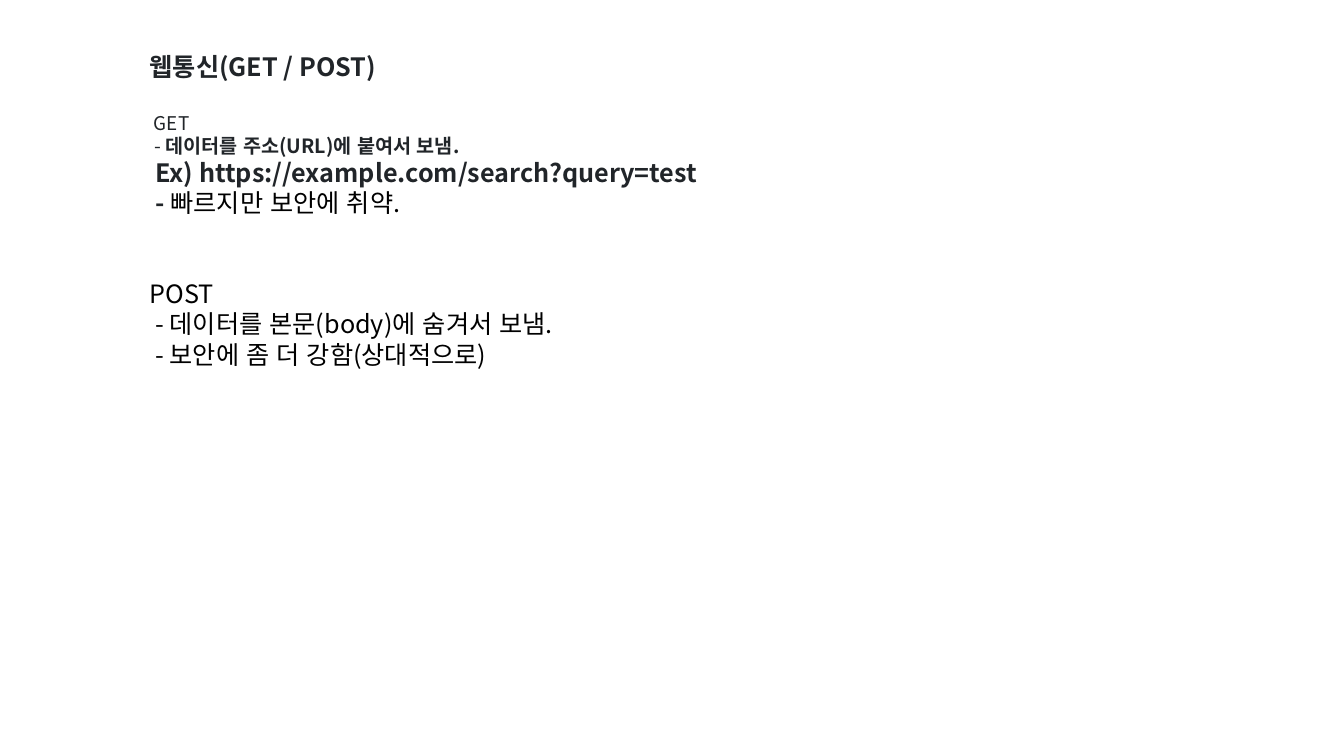
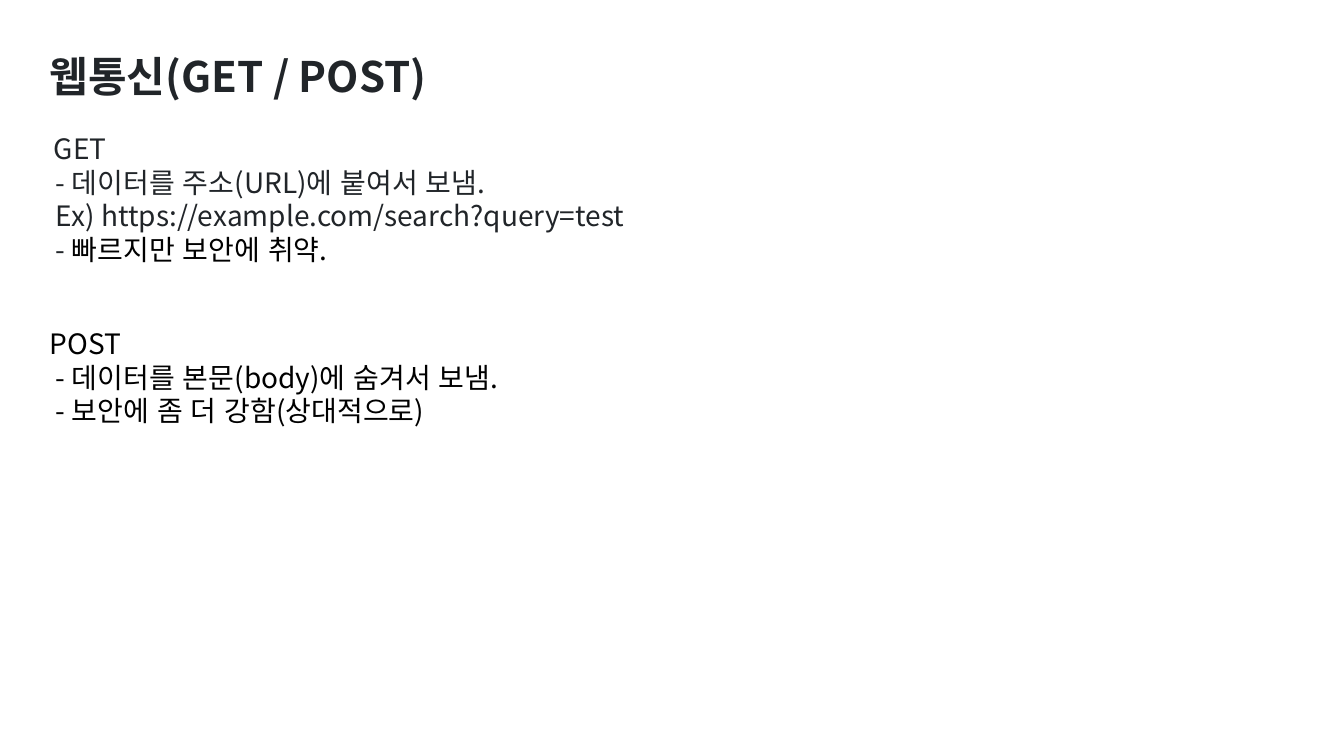
Before and after one commit to SangGyu-Lim/2025_study_lecture, a slide deck: slide 2 of client/lecture/3주차.pptx (slide 3 before the commit). Drawn at 1344x756 pixels with LibreOffice and Linux fonts; fonts in the diff are those of the drawing. Boxes give left, top, right and bottom in pixels: in the first picture for what was removed or moved away, otherwise in the second. Text is boxed around its words. In the diff, an @@ line names an element or a change of style, - is before the commit and + after.

```diff
--- a/client/lecture/3주차.pptx
+++ b/client/lecture/3주차.pptx
@@ rectangle "웹통신(GET / POST)": place and size @@
-rectangle "웹통신(GET / POST)" at [140,45,960,377]
+rectangle "웹통신(GET / POST)" at [39,45,1326,436]
@@ rectangle "웹통신(GET / POST)" at [39,45,1326,436]: size 18 to 30 pt in "웹통신(GET / POST)"; size 13.5 to 20 pt in "GET"; size 14 to 20 pt in "- 데이터를 주소(URL)에 붙여서 보냄."; bold off in "데이터를 주소(URL)에 붙여서 보냄.", "Ex) https://example.com/search?query=test", "-"; size 18 to 20 pt in "Ex) https://example.com/search?query=test", "- 빠르지만 보안에 취약.", "POST", "- 데이터를 본문(body)에 숨겨서 보냄." and 1 more places @@
```
Also in this commit, not shown: 2 other slides changed.
